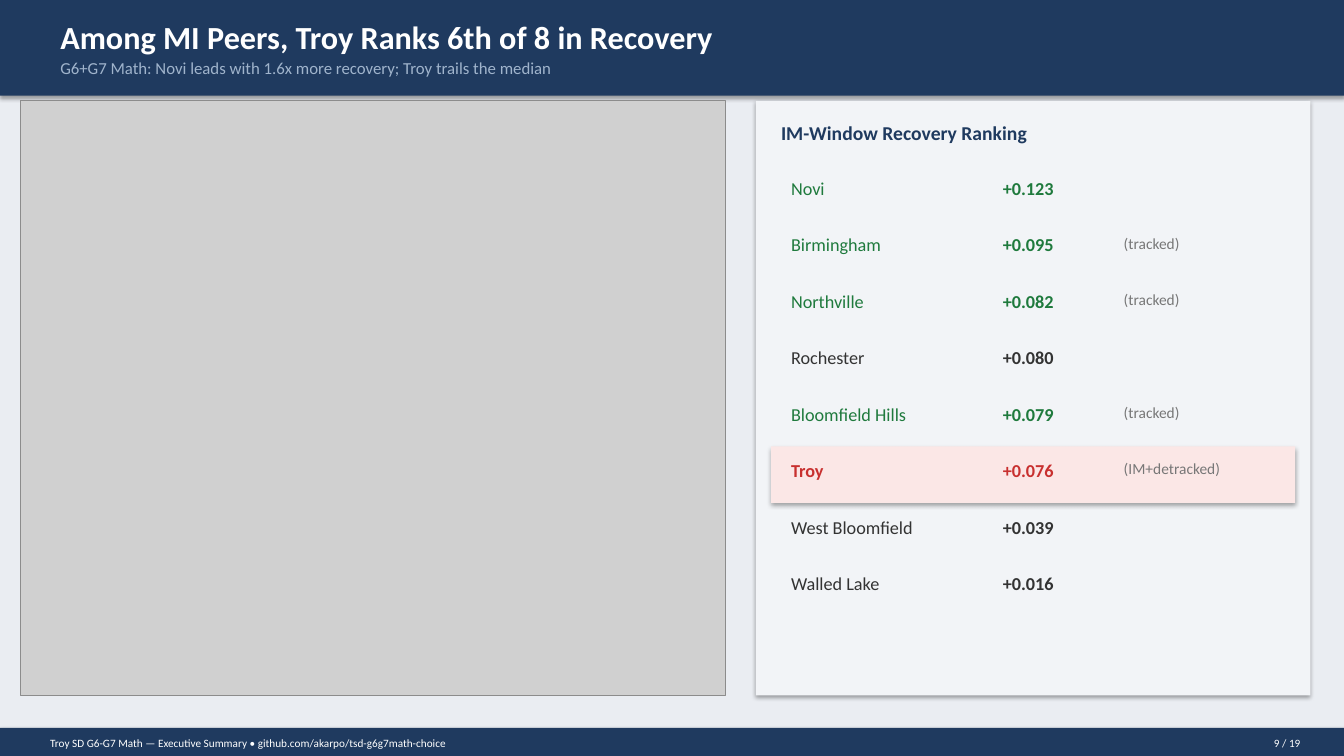
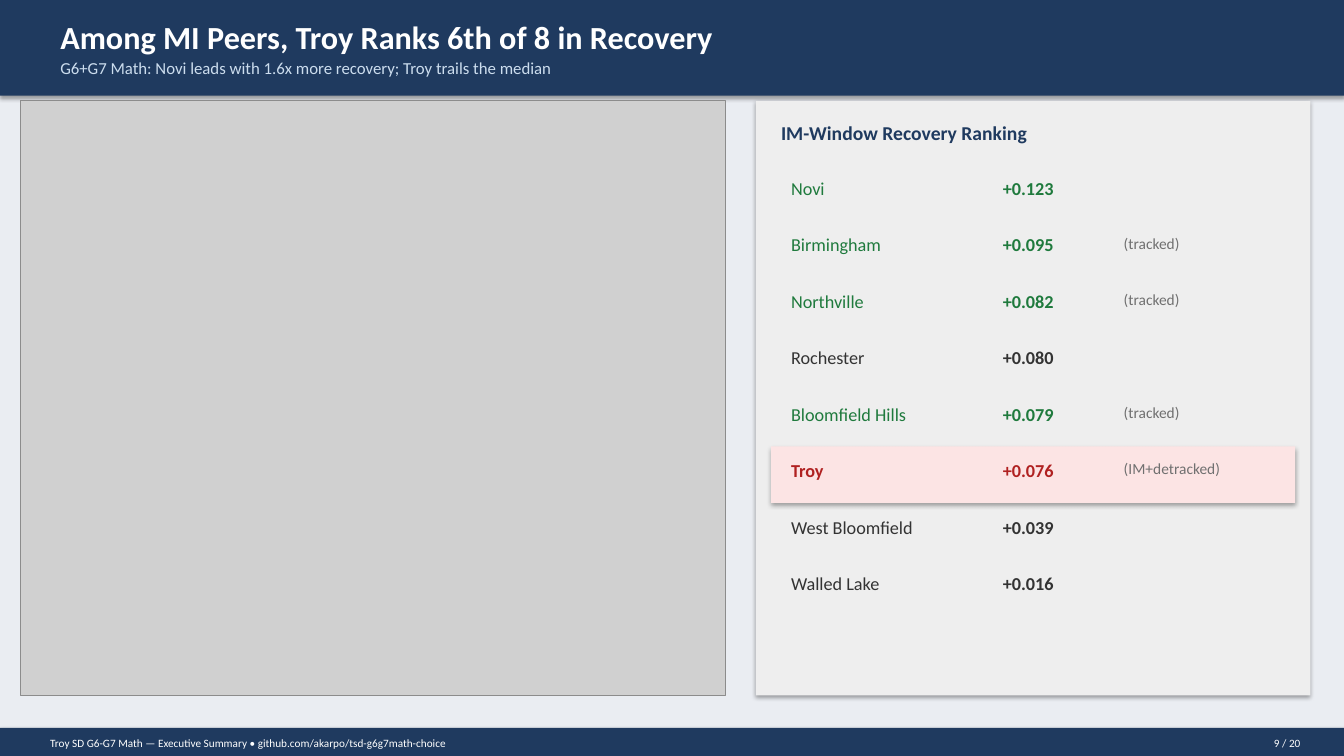
Before and after one commit to akarpo/tsd-g6g7math-choice, a slide deck: slide 9 of deck/Troy_G6G7_Math_Executive_Summary.pptx. Drawn at 1344x756 pixels with LibreOffice and Linux fonts; fonts in the diff are those of the drawing; grey boxes stand for pictures. Boxes give left, top, right and bottom in pixels: in the first picture for what was removed or moved away, otherwise in the second. Text is boxed around its words. In the diff, an @@ line names an element or a change of style, - is before the commit and + after.

```diff
--- a/deck/Troy_G6G7_Math_Executive_Summary.pptx
+++ b/deck/Troy_G6G7_Math_Executive_Summary.pptx
@@ text "G6+G7 Math: Novi leads with ..." at box(60, 62, 551, 77): text colour #A0B4CC to #CCDDEE @@
@@ rectangle at box(756, 101, 1311, 696): fill #F2F4F7 to #EEEEEE @@
@@ rectangle at box(771, 447, 1296, 503): fill #FBE7E6 to #FCE4E4 @@
@@ text "Troy" at box(791, 465, 824, 480): text colour #C8302F to #B02121 @@
@@ text "+0.076" at box(1003, 464, 1054, 477): text colour #C8302F to #B02121 @@
@@ text at box(1274, 739, 1300, 747): text changed @@
-9 / 19
+9 / 20
```
Also in this commit, not shown: 18 other slides changed, 1 slide added, 37 other files.
